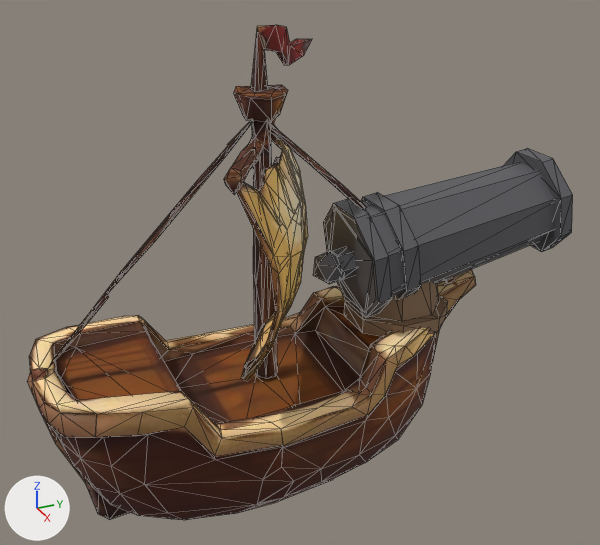
Renders of the glTF model assets/art/3d/ship.glb from each side of a commit.
Before and after are seen from a 50 mm lens placed at (1.419, -0.583, 1.19), pointed at (-0.008, 0.06, 0.476). The axes (+X, +Y, +Z) are drawn at lower left. The lights are the same throughout. The first picture is the older version. Mesh edges are drawn as thin lines. Where no turn or scale is listed for an object, it has been applied to the vertices. Vertices at exactly the same position are counted once.

The first picture shows 'ship', 'ship_cannon'.
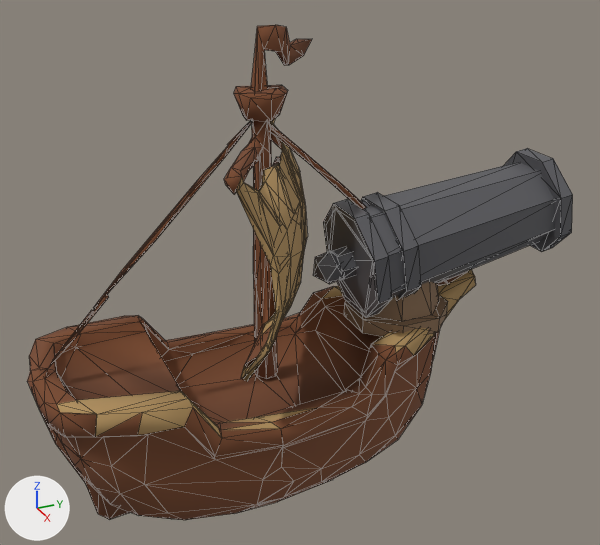
The change, as a list of edits to the scene's bpy script:
```text
Add mat_wood:
    mat_wood = principled_material('wood')
    mat_wood.base_color = (0.195, 0.0685, 0.0273)  # brown #7a4a2e
    mat_wood.roughness = 1.0
Add mat_mud_dark:
    mat_mud_dark = principled_material('mud_dark')
    mat_mud_dark.base_color = (0.445, 0.283, 0.114)  # brown #b2915f
    mat_mud_dark.roughness = 1.0
Change me_ship:
    used by ob_ship; location = (0.0, 0.0, 0.0)
    remove me_ship.from_pydata(...)  # 689 vertices, 1200 faces; spans x -0.236..0.236, y -0.5..0.5, z 0.0..0.974
    add me_ship.from_pydata(...)  # 676 vertices, 1200 faces; spans x -0.236..0.236, y -0.5..0.5, z 0.0..0.974
    me_ship part 1
    12 vertices are removed from x -0.135..0.168, y -0.303..0.126, z 0.383..0.808
    39 faces are deleted
    21 new faces join them, mat_mud_dark (brown #b2915f)
    18 new faces join them, mat_wood (brown #7a4a2e)
    me_ship part 2: 283 faces spanning x -0.236..0.236, y -0.464..0.5, z 0.24..0.774 switch from mat_tripo_material_3bdd7939_42c7_493e_93a0_24056a8bed18 (picture img_color_3bdd7939_42c7_493e_93a0_24056a8bed18) to mat_mud_dark (brown #b2915f)
    me_ship part 3: 877 faces spanning x -0.224..0.227, y -0.5..0.5, z 0.0..0.974 switch from mat_tripo_material_3bdd7939_42c7_493e_93a0_24056a8bed18 (picture img_color_3bdd7939_42c7_493e_93a0_24056a8bed18) to mat_wood (brown #7a4a2e)
    other edits to the shape of me_ship do not show in these pictures
```

Pixel boxes [x1, y1, x2, y2] of what changed, in the pictures (600 x 545 px; the box of a moved part takes in the faces that stretch with it):
part 1 of me_ship, moved or reshaped: [125, 120, 305, 378] in both
part 2 of me_ship, recoloured: [57, 119, 476, 437] in both
part 3 of me_ship, recoloured: [27, 25, 469, 520] in both
